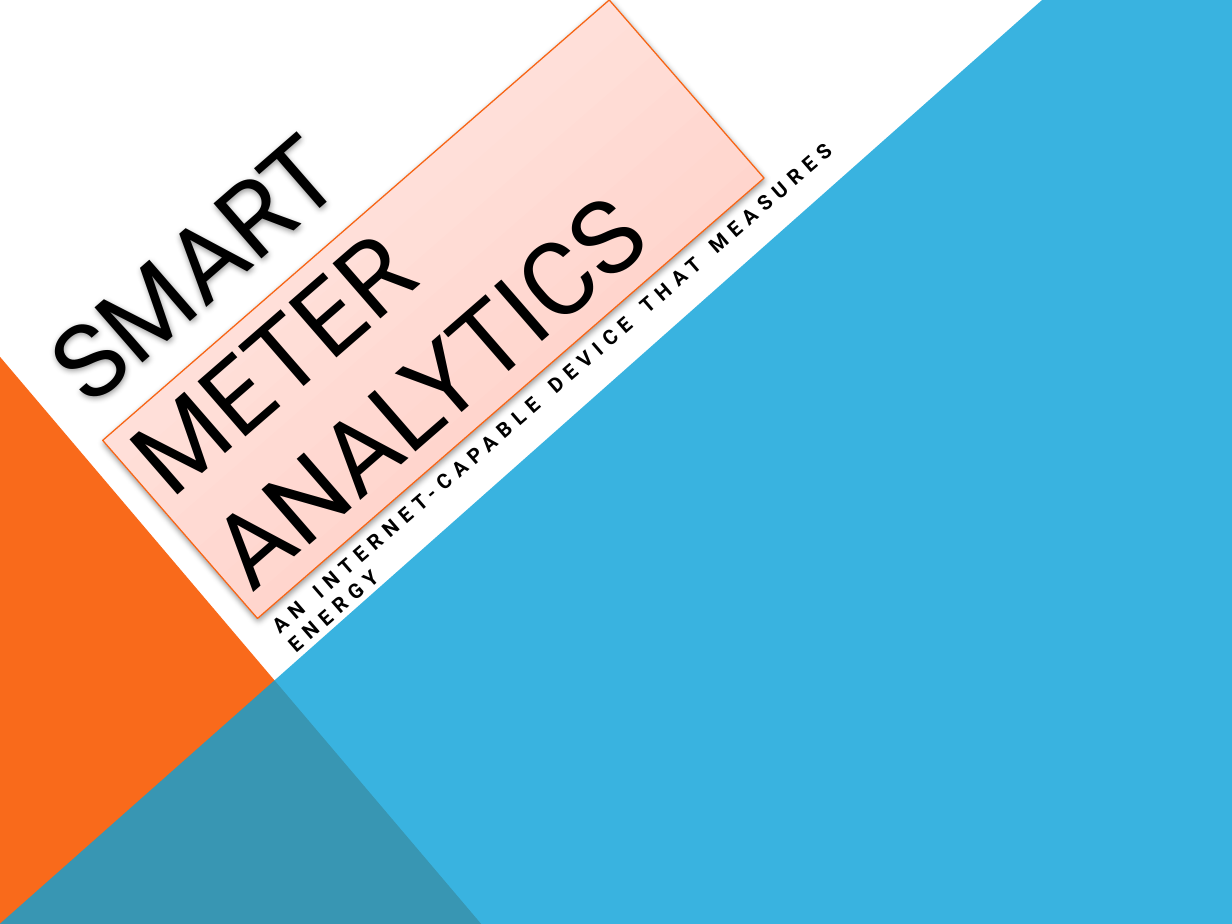
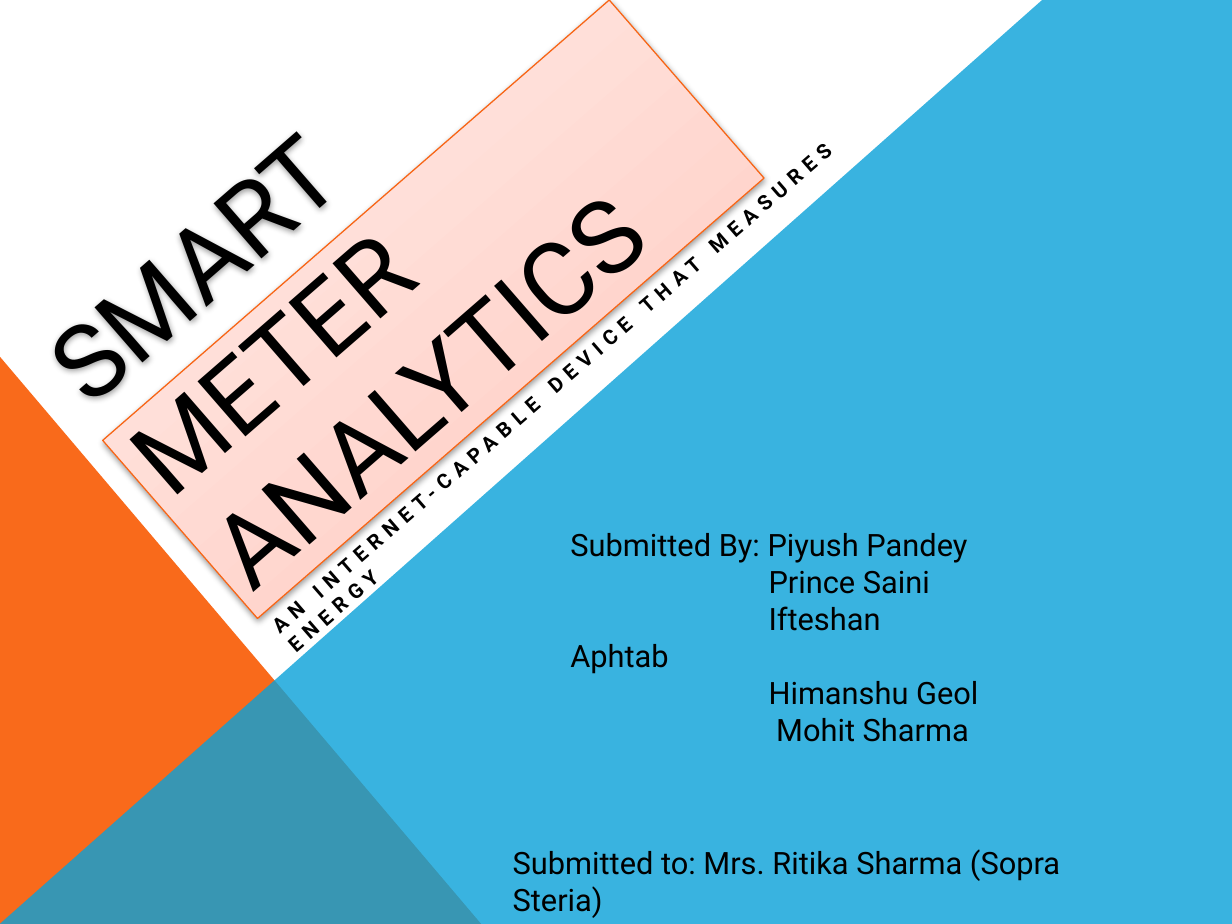
Before and after one commit to piyush-its-1/smartmeteranalytic, a slide deck: slide 1 of FINAL Smart meter analytics.pptx. Drawn at 1232x924 pixels with LibreOffice and Linux fonts; fonts in the diff are those of the drawing. Boxes give left, top, right and bottom in pixels: in the first picture for what was removed or moved away, otherwise in the second. Text is boxed around its words. In the diff, an @@ line names an element or a change of style, - is before the commit and + after.

Commit message:
final change
names added

```diff
--- a/FINAL Smart meter analytics.pptx
+++ b/FINAL Smart meter analytics.pptx
@@ text added at (570,533,978,742), 18 pt, text #000000 @@
+Submitted By: Piyush Pandey
+Prince Saini
+Ifteshan Aphtab
+Himanshu Geol
+Mohit Sharma
@@ text added at (513,849,1060,918), 18 pt, text #000000 @@
+Submitted to: Mrs. Ritika Sharma (Sopra Steria)
```
